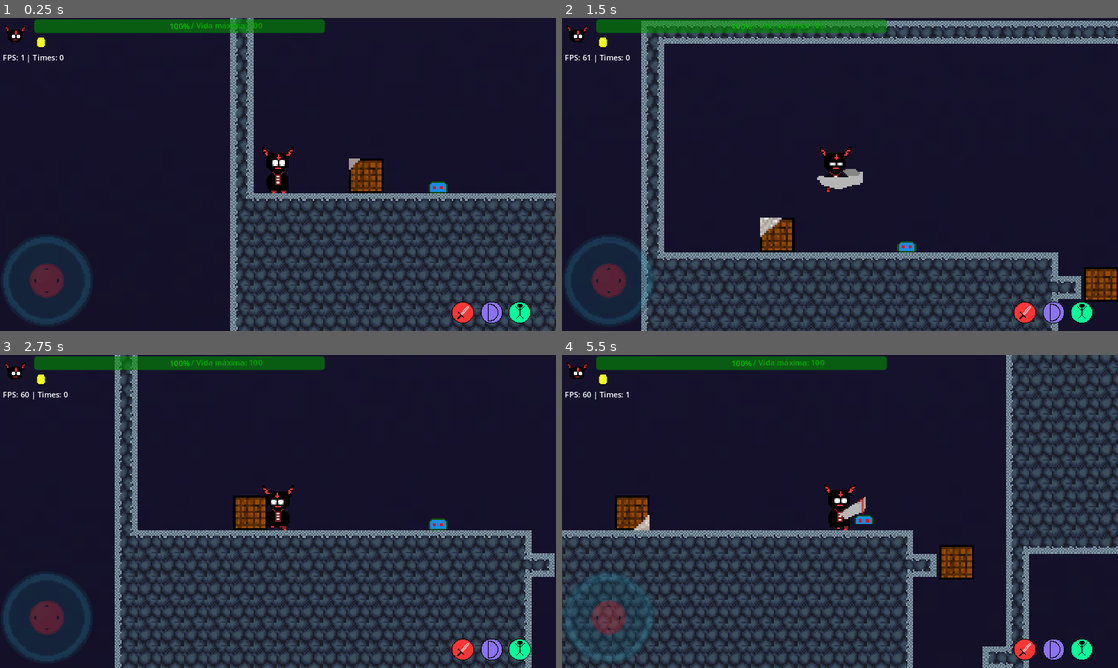
Above: before the commit, frames 1-4 (two rows, left to right).
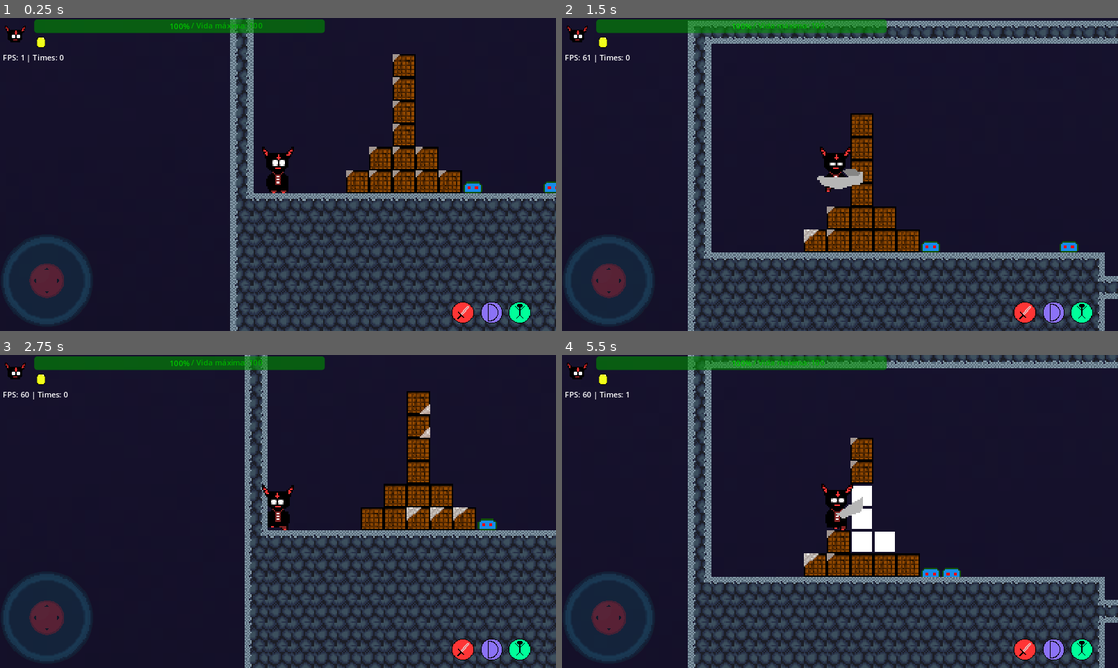
Above: after the commit, the same moments.

Repository: joaomoraski/proj-dev-jogos
Game: Godot game, scene res://world.tscn
Same seed, same stepped clock (60 frames per second), same inputs: the game is played once before the commit and once after it.
Inputs (mouse positions are in pixels of both pictures, inside the frame that each line leads up to):
- Up to frame 1 (0.25 s): no input
- Up to frame 2 (1.5 s): move the mouse to (962, 158) at 0.52 s; hold Right (ui_right) 0.53-1.25 s; tap 1 (Attack) at 0.6 s; click (962, 158) at 0.67 s; tap Up (ui_up) at 0.77 s; drag from (728, 190) to (867, 174) at 1.27 s
- Up to frame 3 (2.75 s): move the mouse to (333, 442) at 2.02 s; hold Left (ui_left) from 2.03 s (still down); tap Shift (dash) at 2.1 s; tap 1 (Attack) at 2.3 s
- Up to frame 4 (5.5 s): release Left (ui_left) at 2.75 s; drag from (812, 574) to (1001, 524) at 2.77 s; move the mouse to (1006, 558) at 3.52 s; hold Right (ui_right) 3.53-4.25 s; tap 8 (hard) at 3.6 s; tap Up (ui_up) at 3.77 s; tap 1 (Attack) at 3.8, 5.1 s; drag from (673, 464) to (656, 633) at 4.27 s; move the mouse to (867, 511) at 5.02 s; hold Right (ui_right) from 5.03 s (still down); click (867, 511) at 5.17 s

The runs differ from the first frame. In frame 1, 3.9% of the frame differs, in the area x 62-100%, y 11-56%; in frame 2, 17%; in frame 3, 28%; in frame 4, 42%, in the area x 0-100%, y 0-100%.

Commit message:
melhorando algumas coisas e começando a implementar o animationplayer para o player

Diff:
--- a/souls-of-the-hollow/Enemies/Slime/slime.gd
+++ b/souls-of-the-hollow/Enemies/Slime/slime.gd
@@ -34,6 +34,7 @@
 	_player = player
 
 func setup():
+	set_player(game_controller._player)
 	var times = game_controller.times_finished
 	if times:
 		var multiplier = 0.05 * times
@@ -81,7 +82,6 @@
 func _get_direction():
 	return Vector2(randf_range(-1, 1), -randf()) * 16
 
-
 # Esquerda -1
 # direita 1
 func Move():
@@ -114,11 +114,22 @@
 func _on_vision_box_body_entered(body):
 	if body.name == "Player":
 		player_is_on_area = true
+		var direction_to_player = position.direction_to(body.position)
+		# Obtém o ângulo entre a direção atual do inimigo e a direção para o jogador
+		var direction = Vector2(cos(rotation), sin(rotation))
+		var angle_difference = direction.angle_to(direction_to_player)
+		# Define um limiar de ângulo (por exemplo, 90 graus)
+		var limiar_angular = deg_to_rad(90)
+		# Verifica se o jogador está atrás do inimigo
+		if abs(angle_difference) > limiar_angular:
+			# O jogador está atrás do inimigo
+			invert_moving()
+	if body.is_in_group("breakables") or body.is_in_group("chests"):
+		invert_moving()
 
 func _on_vision_box_body_exited(body):
 	if body.name == "Player":
 		player_is_on_area = false
-		velocity.x = 0
 
 func detect_turn_around():
 	if not $RayCast2D.is_colliding() and is_on_floor():
--- a/souls-of-the-hollow/Enemies/Slime/slime.tscn
+++ b/souls-of-the-hollow/Enemies/Slime/slime.tscn
@@ -223,6 +223,7 @@
 size = Vector2(12, 12)
 
 [node name="Slime" type="CharacterBody2D" groups=["enemies"]]
+position = Vector2(0, -9)
 collision_layer = 524289
 collision_mask = 524289
 script = ExtResource("1_dgs50")
--- a/souls-of-the-hollow/GameController.gd
+++ b/souls-of-the-hollow/GameController.gd
@@ -25,19 +25,12 @@
 	_player_health_bar = player_health_bar
 	_camera = camera
 	get_tree().call_group("player_healthbar", "set_player_health_bar", _player_health_bar)
-	get_tree().call_group("enemies", "set_player", _player)
-	get_tree().call_group("breakables", "set_player", _player)
+#	get_tree().call_group("enemies", "set_player", _player)
+#	get_tree().call_group("breakables", "set_player", _player)
 	get_tree().call_group("timerDash", "set_player", _player)
 
 func get_camera() -> Camera2D:
 	return _camera
 
-#func setup_player():
-#	if times_finished:
-#		player_life += (100 * (0.02 * game_controller.times_finished))
-#		player_max_health += (100 * (0.02 * game_controller.times_finished))
-#		print(str(player_life) + " " + str(player_max_health))
-#		player_damage += (25 * (0.02 * game_controller.times_finished))
-
 func setup_enemy_damage(enemy, damage):
 	enemies_damage[enemy] = damage
--- a/souls-of-the-hollow/Maps/Objects/Crates/crates.gd
+++ b/souls-of-the-hollow/Maps/Objects/Crates/crates.gd
@@ -4,6 +4,9 @@
 @export var health = 10;
 
 var _player: Player
+
+func _init() -> void:
+	set_player(game_controller._player)
 
 func set_player(player: Player):
 	_player = player
--- a/souls-of-the-hollow/Maps/Objects/Crates/crates.tscn
+++ b/souls-of-the-hollow/Maps/Objects/Crates/crates.tscn
@@ -87,7 +87,6 @@
 [node name="Chest" type="StaticBody2D" groups=["breakables"]]
 light_mask = 17
 visibility_layer = 8
-scale = Vector2(1.5, 1.5)
 collision_layer = 129
 collision_mask = 129
 script = ExtResource("1_dj4t3")
--- a/souls-of-the-hollow/Player/player.gd
+++ b/souls-of-the-hollow/Player/player.gd
@@ -166,16 +166,9 @@
 		$AttackCollision/CollisionShape2D.disabled = true
 		isAttacking = false
 
-#func _on_hitbox_body_entered(body):
-#	if body.is_in_group("enemies"):
-#		game_controller.player_life -= game_controller.enemies_damage["Slime"]
-#		game_controller.get_camera().shake_camera(3, 0.3)
-#		popup(str(game_controller.enemies_damage["Slime"]))
-
 func _on_hitbox_area_entered(area):
 	if area.is_in_group("slimeAttack"):
 		health -= game_controller.enemies_damage["Slime"]
 		game_controller.player_health = health
 		game_controller.get_camera().shake_camera(3, 0.3)
-
 		popup(str(game_controller.enemies_damage["Slime"]))
--- a/souls-of-the-hollow/Player/player.tscn
+++ b/souls-of-the-hollow/Player/player.tscn
@@ -240,6 +240,167 @@
 
 [sub_resource type="RectangleShape2D" id="RectangleShape2D_x0ynk"]
 size = Vector2(18, 27)
+
+[sub_resource type="Animation" id="Animation_q7qx5"]
+resource_name = "Attack"
+length = 0.25
+tracks/0/type = "value"
+tracks/0/imported = false
+tracks/0/enabled = true
+tracks/0/path = NodePath("Sprite2D:frame")
+tracks/0/interp = 1
+tracks/0/loop_wrap = true
+tracks/0/keys = {
+"times": PackedFloat32Array(0, 0.1, 0.2),
+"transitions": PackedFloat32Array(1, 1, 1),
+"update": 1,
+"values": [9, 10, 11]
+}
+tracks/1/type = "value"
+tracks/1/imported = false
+tracks/1/enabled = true
+tracks/1/path = NodePath("AttackCollision/CollisionShape2D:disabled")
+tracks/1/interp = 1
+tracks/1/loop_wrap = true
+tracks/1/keys = {
+"times": PackedFloat32Array(0, 0.1, 0.2, 0.25),
+"transitions": PackedFloat32Array(1, 1, 1, 1),
+"update": 1,
+"values": [true, false, false, true]
+}
+
+[sub_resource type="Animation" id="Animation_3ftmi"]
+resource_name = "Dash"
+tracks/0/type = "value"
+tracks/0/imported = false
+tracks/0/enabled = true
+tracks/0/path = NodePath("Sprite2D:frame")
+tracks/0/interp = 1
+tracks/0/loop_wrap = true
+tracks/0/keys = {
+"times": PackedFloat32Array(0, 0.1, 0.2),
+"transitions": PackedFloat32Array(1, 1, 1),
+"update": 1,
+"values": [23, 24, 25]
+}
+
+[sub_resource type="Animation" id="Animation_py6yo"]
+resource_name = "Die"
+tracks/0/type = "value"
+tracks/0/imported = false
+tracks/0/enabled = true
+tracks/0/path = NodePath("Sprite2D:frame")
+tracks/0/interp = 1
+tracks/0/loop_wrap = true
+tracks/0/keys = {
+"times": PackedFloat32Array(0, 0.1, 0.2, 0.3, 0.4, 0.5, 0.6, 0.7),
+"transitions": PackedFloat32Array(1, 1, 1, 1, 1, 1, 1, 1),
+"update": 1,
+"values": [12, 13, 14, 15, 16, 17, 18, 19]
+}
+
+[sub_resource type="Animation" id="Animation_tf43r"]
+resource_name = "Fall"
+tracks/0/type = "value"
+tracks/0/imported = false
+tracks/0/enabled = true
+tracks/0/path = NodePath("Sprite2D:frame")
+tracks/0/interp = 1
+tracks/0/loop_wrap = true
+tracks/0/keys = {
+"times": PackedFloat32Array(0),
+"transitions": PackedFloat32Array(1),
+"update": 1,
+"values": [22]
+}
+
+[sub_resource type="Animation" id="Animation_pvn6b"]
+resource_name = "Idle"
+length = 2.0
+loop_mode = 1
+tracks/0/type = "value"
+tracks/0/imported = false
+tracks/0/enabled = true
+tracks/0/path = NodePath("Sprite2D:frame")
+tracks/0/interp = 1
+tracks/0/loop_wrap = true
+tracks/0/keys = {
+"times": PackedFloat32Array(0, 0.8, 1.5),
+"transitions": PackedFloat32Array(1, 1, 1),
+"update": 1,
+"values": [0, 1, 2]
+}
+
+[sub_resource type="Animation" id="Animation_obds5"]
+resource_name = "Jump"
+length = 0.15
+tracks/0/type = "value"
+tracks/0/imported = false
+tracks/0/enabled = true
+tracks/0/path = NodePath("Sprite2D:frame")
+tracks/0/interp = 1
+tracks/0/loop_wrap = true
+tracks/0/keys = {
+"times": PackedFloat32Array(0, 0.1),
+"transitions": PackedFloat32Array(1, 1),
+"update": 1,
+"values": [20, 21]
+}
+
+[sub_resource type="Animation" id="Animation_75l3d"]
+length = 0.001
+tracks/0/type = "value"
+tracks/0/imported = false
+tracks/0/enabled = true
+tracks/0/path = NodePath("Sprite2D:frame")
+tracks/0/interp = 1
+tracks/0/loop_wrap = true
+tracks/0/keys = {
+"times": PackedFloat32Array(0),
+"transitions": PackedFloat32Array(1),
+"update": 1,
+"values": [1]
+}
+tracks/1/type = "value"
+tracks/1/imported = false
+tracks/1/enabled = true
+tracks/1/path = NodePath("AttackCollision/CollisionShape2D:disabled")
+tracks/1/interp = 1
+tracks/1/loop_wrap = true
+tracks/1/keys = {
+"times": PackedFloat32Array(0),
+"transitions": PackedFloat32Array(1),
+"update": 1,
+"values": [false]
+}
+
+[sub_resource type="Animation" id="Animation_p62ro"]
+resource_name = "Walk"
+loop_mode = 1
+tracks/0/type = "value"
+tracks/0/imported = false
+tracks/0/enabled = true
+tracks/0/path = NodePath("Sprite2D:frame")
+tracks/0/interp = 1
+tracks/0/loop_wrap = true
+tracks/0/keys = {
+"times": PackedFloat32Array(0, 0.2, 0.4, 0.6, 0.8, 0.9),
+"transitions": PackedFloat32Array(1, 1, 1, 1, 1, 1),
+"update": 1,
+"values": [3, 4, 5, 6, 7, 8]
+}
+
+[sub_resource type="AnimationLibrary" id="AnimationLibrary_yq3a6"]
+_data = {
+"Attack": SubResource("Animation_q7qx5"),
+"Dash": SubResource("Animation_3ftmi"),
+"Die": SubResource("Animation_py6yo"),
+"Fall": SubResource("Animation_tf43r"),
+"Idle": SubResource("Animation_pvn6b"),
+"Jump": SubResource("Animation_obds5"),
+"RESET": SubResource("Animation_75l3d"),
+"Walk": SubResource("Animation_p62ro")
+}
 
 [node name="Player" type="CharacterBody2D" groups=["player_healthbar"]]
 collision_layer = 129
@@ -250,7 +411,7 @@
 
 [node name="AnimatedSprite2D" type="AnimatedSprite2D" parent="."]
 sprite_frames = SubResource("SpriteFrames_hxcyt")
-animation = &"Idle"
+animation = &"Jump"
 
 [node name="CollisionShape2D" type="CollisionShape2D" parent="."]
 z_index = 10
@@ -264,7 +425,6 @@
 
 [node name="CollisionShape2D" type="CollisionShape2D" parent="AttackCollision"]
 shape = SubResource("RectangleShape2D_iuhsv")
-disabled = true
 
 [node name="PlayerHitBox" type="Area2D" parent="."]
 
@@ -275,5 +435,18 @@
 
 [node name="Dash" parent="." instance=ExtResource("3_kd2kb")]
 
+[node name="AnimationPlayer" type="AnimationPlayer" parent="."]
+autoplay = "Idle"
+libraries = {
+"": SubResource("AnimationLibrary_yq3a6")
+}
+
+[node name="Sprite2D" type="Sprite2D" parent="."]
+visible = false
+texture = ExtResource("1_qslmg")
+hframes = 5
+vframes = 6
+frame = 1
+
 [connection signal="animation_finished" from="AnimatedSprite2D" to="." method="_on_animated_sprite_2d_animation_finished"]
 [connection signal="area_entered" from="PlayerHitBox" to="." method="_on_hitbox_area_entered"]
--- a/souls-of-the-hollow/world.tscn
+++ b/souls-of-the-hollow/world.tscn
@@ -1,13 +1,13 @@
-[gd_scene load_steps=13 format=3 uid="uid://srqjfdokl4wc"]
+[gd_scene load_steps=14 format=3 uid="uid://srqjfdokl4wc"]
 
 [ext_resource type="PackedScene" uid="uid://y0apbebnl2yq" path="res://Player/player.tscn" id="1_lsfwl"]
 [ext_resource type="Script" path="res://game_init.gd" id="1_o6rfp"]
 [ext_resource type="Texture2D" uid="uid://ba3oowpbfc84f" path="res://Maps/Background/FirstMap/bg1.png" id="2_vm23f"]
-[ext_resource type="PackedScene" uid="uid://bdutc403hjyxc" path="res://Maps/Objects/Crates/crates.tscn" id="3_bpwmo"]
 [ext_resource type="PackedScene" uid="uid://fysa5u35ksds" path="res://UI/principal_ui.tscn" id="3_k2dxx"]
+[ext_resource type="PackedScene" uid="uid://bl2fdhp0vbrhc" path="res://Enemies/Slime/slime.tscn" id="7_p21x0"]
+[ext_resource type="PackedScene" uid="uid://bdutc403hjyxc" path="res://Maps/Objects/Crates/crates.tscn" id="8_8ii58"]
 [ext_resource type="Texture2D" uid="uid://c8om0c18mbcye" path="res://Maps/FirstMap/Primera Fase Tileset.png" id="9_8rwcw"]
 [ext_resource type="Script" path="res://Player/Camera2D.gd" id="10_hdpr3"]
-[ext_resource type="PackedScene" uid="uid://bl2fdhp0vbrhc" path="res://Enemies/Slime/slime.tscn" id="10_iq0h4"]
 [ext_resource type="PackedScene" uid="uid://duhbwb3wyy5qm" path="res://Maps/exit_door.tscn" id="12_qpgwk"]
 [ext_resource type="AudioStream" uid="uid://cur4s8vbas1de" path="res://Sounds/Moonlight Sonata 1st Movement.mp3" id="16_ruasb"]
 
@@ -485,6 +485,10 @@
 8:4/0/terrains_peering_bit/left_side = 0
 8:4/0/terrains_peering_bit/top_side = 0
 
+[sub_resource type="TileSetScenesCollectionSource" id="TileSetScenesCollectionSource_32gmu"]
+scenes/1/scene = ExtResource("7_p21x0")
+scenes/2/scene = ExtResource("8_8ii58")
+
 [sub_resource type="TileSet" id="TileSet_kkrsb"]
 physics_layer_0/collision_layer = 524929
 physics_layer_0/collision_mask = 524929
@@ -492,6 +496,7 @@
 terrain_set_0/terrain_0/name = "Terrain 0"
 terrain_set_0/terrain_0/color = Color(0.631373, 0, 0.45098, 1)
 sources/0 = SubResource("TileSetAtlasSource_wd4vp")
+sources/1 = SubResource("TileSetScenesCollectionSource_32gmu")
 
 [node name="World" type="Node2D"]
 script = ExtResource("1_o6rfp")
@@ -520,25 +525,9 @@
 [node name="FirstMap" type="TileMap" parent="."]
 tile_set = SubResource("TileSet_kkrsb")
 format = 2
-layer_0/tile_data = PackedInt32Array(655360, 65536, 0, 65536 …(23146 unchanged characters)… 6, 3, 524366, 65536, 3, 524365, 65536, 3)
-
-[node name="Crate2" parent="." instance=ExtResource("3_bpwmo")]
-position = Vector2(302, 182)
-
-[node name="Crate" parent="." groups=["damageIndicator"] instance=ExtResource("3_bpwmo")]
-position = Vector2(78, 148)
-
-[node name="enemies" type="Node2D" parent="." groups=["damageIndicator"]]
-
-[node name="Slime2" parent="enemies" instance=ExtResource("10_iq0h4")]
-position = Vector2(580, 409)
-
-[node name="Slime3" parent="enemies" instance=ExtResource("10_iq0h4")]
-position = Vector2(120, 141)
+layer_0/tile_data = PackedInt32Array(655360, 65536, 0, 65536 …(23146 unchanged characters)… 6, 3, 524366, 65536, 3, 524365, 65536, 3, 589828, 1, 131072, 589829, 1, 131072, 589830, 1, 131072, 589831, 1, 131072, 589832, 1, 131072, 262150, 1, 131072, 327686, 1, 131072, 393222, 1, 131072, 458758, 1, 131072, 524294, 1, 131072, 524295, 1, 131072, 524293, 1, 131072, 589836, 1, 65536, 589833, 1, 65536)
 
 [node name="ExitDoor" parent="." instance=ExtResource("12_qpgwk")]
 
 [node name="Audio" type="AudioStreamPlayer" parent="."]
 stream = ExtResource("16_ruasb")
-
-[editable path="Crate2"]
Not shown: 1 places in souls-of-the-hollow/Player/player.tscn that only renumber resources
